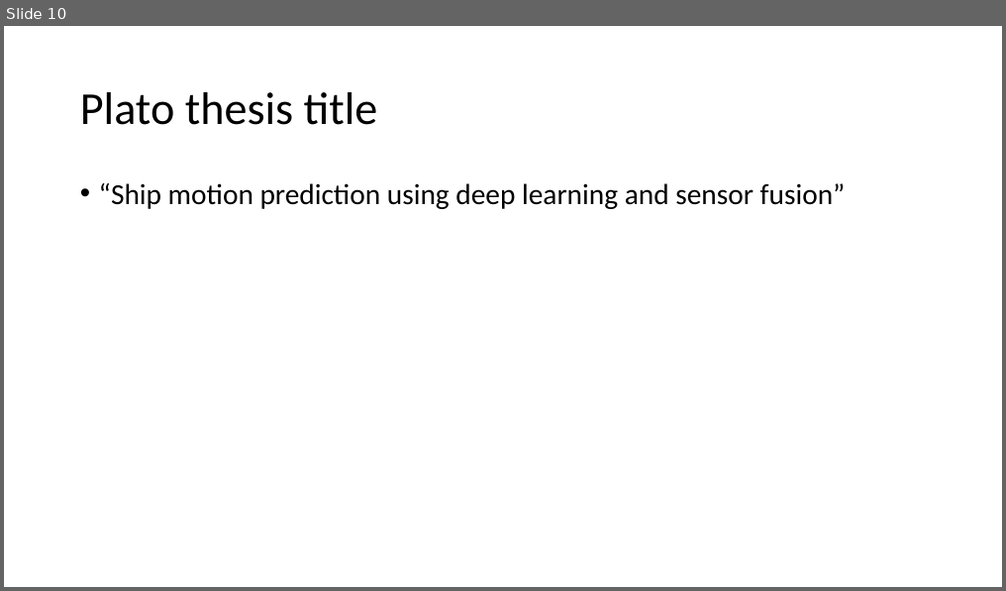
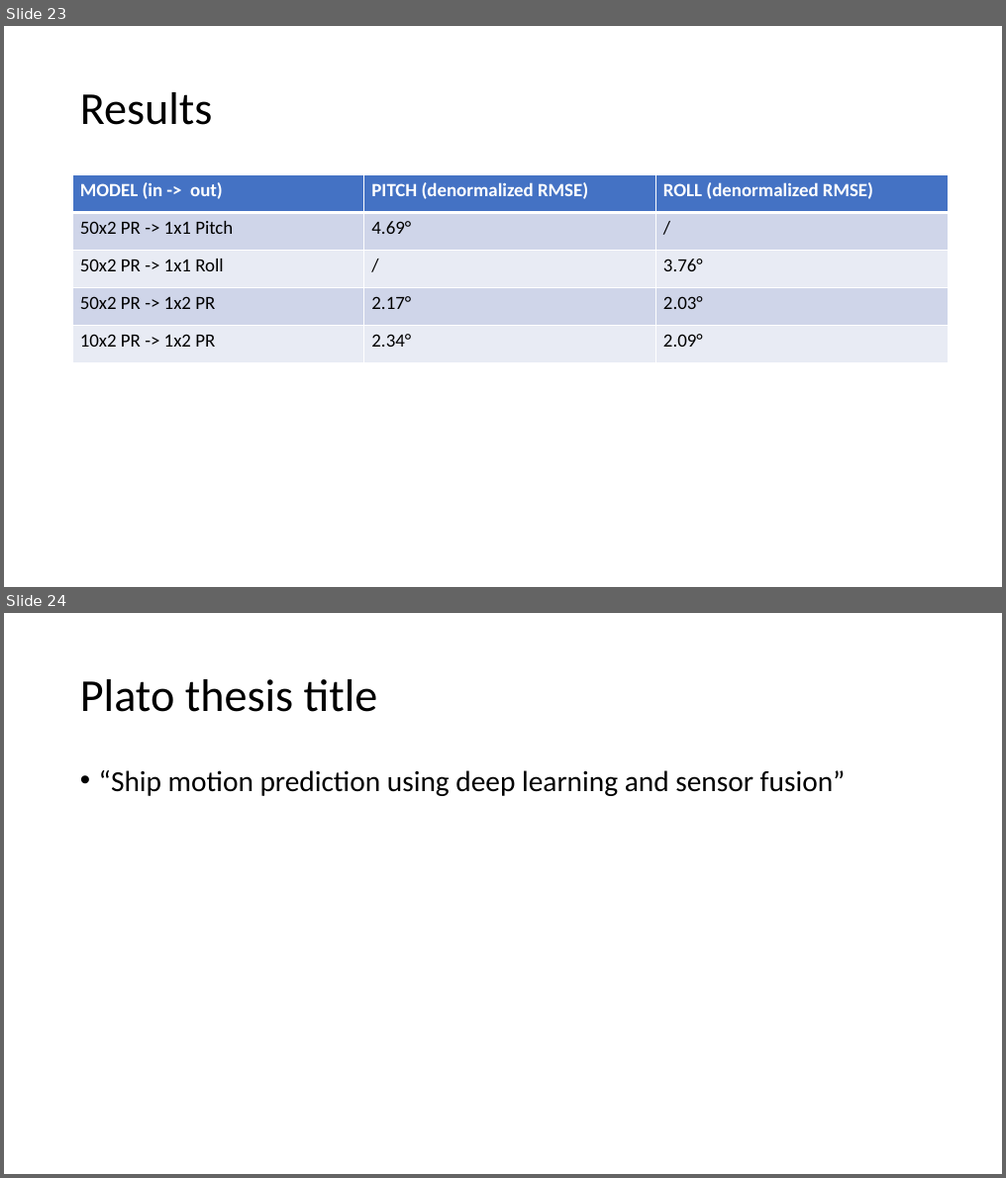
Before and after one commit to lancedw/3D-state-prediction-for-surface-vessels-using-IMU-data-and-images, a slide deck: Documentation/Presentations/Meeting 25-03-22.pptx. Shown one above the other, each under a label of ours: slide 10 before the commit, slides 23 and 24 after it. The pictures are 1006x591 and 1006x1178 pixels, drawn with LibreOffice and Linux fonts; fonts in the diff are those of the drawing. Boxes give left, top, right and bottom in pixels: in the first picture for what was removed or moved away, otherwise in the second. Text is boxed around its words. In the diff, an @@ line names an element or a change of style, - is before the commit and + after.

Commit message:
testing PR model with diff seq length

```diff
--- a/Documentation/Presentations/Meeting 25-03-22.pptx
+++ b/Documentation/Presentations/Meeting 25-03-22.pptx
@@ slide 23 added at (4, 26, 1002, 587), background #FFFFFF @@
@@ title added at (80, 92, 213, 125), 44 pt, text #000000 @@
+Results
@@ table added at (73, 175, 948, 363), 5 rows, 3 columns @@
+MODEL (in -> out) | PITCH (denormalized RMSE) | ROLL (denormalized RMSE)
+50x2 PR -> 1x1 Pitch | 4.69° | /
+50x2 PR -> 1x1 Roll | / | 3.76°
+50x2 PR -> 1x2 PR | 2.17° | 2.03°
+10x2 PR -> 1x2 PR | 2.34° | 2.09°
@@ what was slide 10 is now slide 24 @@
```
Also in this commit, not shown: 2 slides changed, 13 other slides added, 9 other files.
